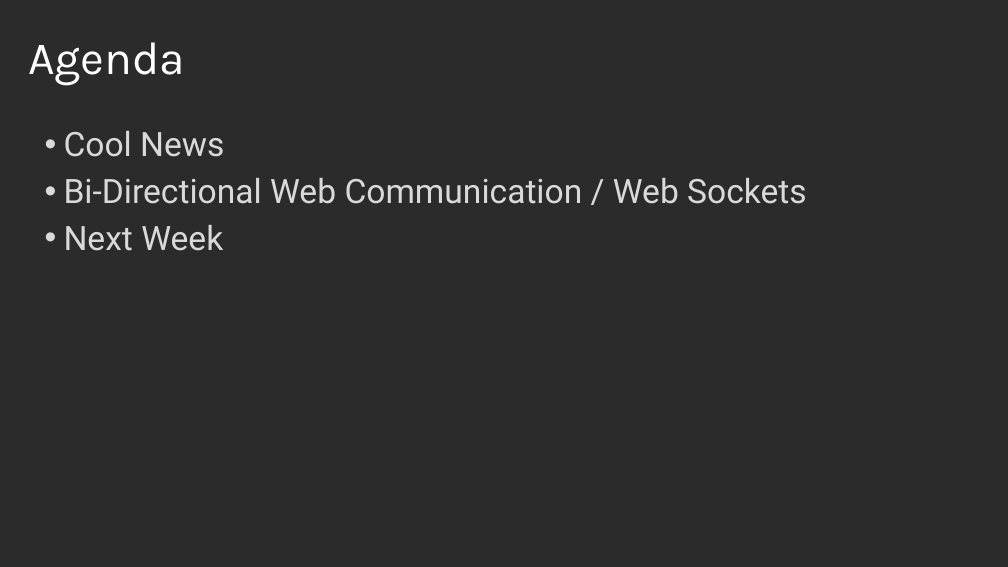
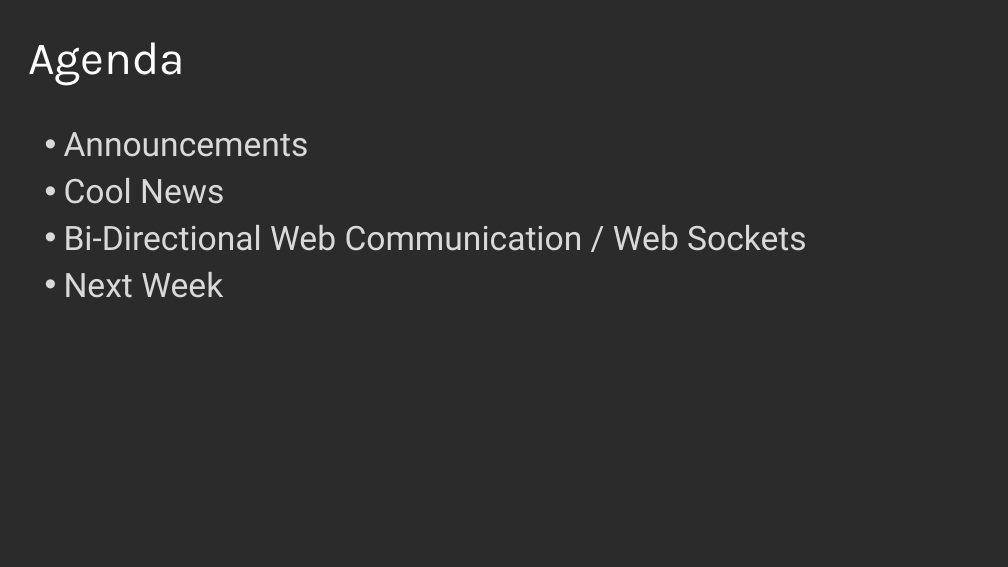
Before and after one commit to cjblink1/ccc18, a slide deck: slide 2 of week2/Week2.pptx. Drawn at 1008x567 pixels with LibreOffice and Linux fonts; fonts in the diff are those of the drawing; background and template pictures are left out; a plain dark background stands for a picture behind light text. Boxes give left, top, right and bottom in pixels: in the first picture for what was removed or moved away, otherwise in the second. Text is boxed around its words. In the diff, an @@ line names an element or a change of style, - is before the commit and + after.

```diff
--- a/week2/Week2.pptx
+++ b/week2/Week2.pptx
@@ text at [64,132,309,157]: paragraph added @@
+• Announcements
```
Also in this commit, not shown: 1 slide added, 1 other file.
